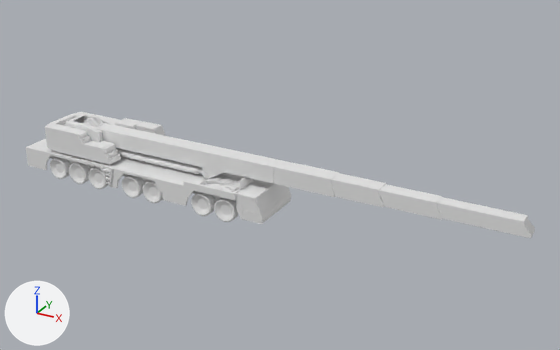
The Blender file Assets/Art/Spring 2026 Art/CraneExtended (1).blend: old version first, new version second.
Before and after are seen from a 50 mm lens placed at (355.0, -454.0, 270.0), pointed at (93.0, 22.0, 31.0). Arrows for +X, +Y and +Z are at lower left; the lights stay in place. The picture after the commit comes second. The same objects are shown in both versions, whatever each file hides.

Before the edit, the objects in view are built like this:
```python
me_crane = bpy.data.meshes.new('crane')
me_crane.from_pydata(...)  # 836 vertices, 809 faces; spans x -274.0..827.0, y 71.0..153.0, z -57.0..-5.0
me_crane_002 = bpy.data.meshes.new('crane.002')
me_crane_002.from_pydata(...)  # 6229 vertices, 6470 faces; spans x -395.0..286.0, y 0.0..144.0, z -102.0..49.0
ob_crane = bpy.data.objects.new('crane', me_crane)
ob_crane.location = (0.0, 0.0, 0.0)
ob_crane.rotation_euler = (1.571, 0.0, 0.0)  # degrees (90, 0, 0)
ob_crane.scale = (0.344, 0.344, 0.344)
ob_crane_002 = bpy.data.objects.new('crane.002', me_crane_002)
ob_crane_002.location = (0.0, 0.0, 0.0)
ob_crane_002.rotation_euler = (1.571, 0.0, 0.0)  # degrees (90, 0, 0)
ob_crane_002.scale = (0.343, 0.343, 0.343)
```
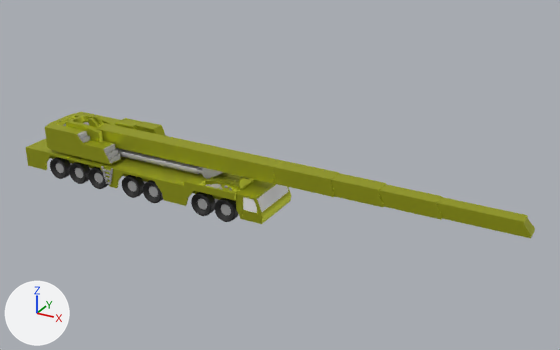
What the commit changed:
Material 'Material.001' (mat_material_001) is new.
Its base color is (0.889, 0.889, 0.889) (white #f2f2f2).
Its specular ior level is 0.883.
Material 'Material.003' (mat_material_003) is new.
Its base color is (0.446, 0.446, 0.446) (grey #b2b2b2).
Its metallic is 0.299.
Material 'Material' (mat_material) is new.
Its base color is (0.489, 0.528, 0.0243) (yellow #bac02b).
Its metallic is 0.794.
Material 'Material.002' (mat_material_002) is new.
Its base color is (0.0145, 0.0145, 0.0145) (black #202020).
me_crane has 836 vertices, 809 faces and spans x -274.0..827.0, y 71.0..153.0, z -57.0..-5.0.
me_crane is used by ob_crane; location (0.0, 0.0, 0.0); rotation (1.571, 0.0, 0.0), in degrees (90, 0, 0); scale (0.344, 0.344, 0.344).
me_crane part 1: 251 of the faces centred in x -272.0..151.0, y 77.0..153.0, z -46.0..-5.0 switch from no material to mat_material (yellow #bac02b).
me_crane part 2: 162 of the faces centred in x 287.0..658.0, y 98.0..136.0, z -46.0..-5.0 switch from no material to mat_material (yellow #bac02b).
me_crane part 3: 6 of the faces centred in x 811.0..827.0, y 105.0..129.0, z -34.0..-18.0 switch from no material to mat_material (yellow #bac02b).
me_crane part 4: 334 of the faces centred in x -271.0..157.0, y 72.0..135.0, z -46.0..-5.0 switch from no material to mat_material_003 (grey #b2b2b2).
me_crane gains material mat_material_002 (black #202020).
me_crane_002 has 6229 vertices, 6470 faces and spans x -395.0..286.0, y 0.0..144.0, z -102.0..49.0.
me_crane_002 is used by ob_crane_002; location (0.0, 0.0, 0.0); rotation (1.571, 0.0, 0.0), in degrees (90, 0, 0); scale (0.343, 0.343, 0.343).
me_crane_002 part 5: 2939 of the faces centred in x -395.0..284.0, y 13.0..144.0, z -102.0..45.0 switch from no material to mat_material (yellow #bac02b).
me_crane_002 part 6: 2205 of the faces centred in x -326.0..215.0, y 0.0..122.0, z -90.0..39.0 switch from no material to mat_material_002 (black #202020).
me_crane_002 part 7: 1314 of the faces centred in x -318.0..203.0, y 12.0..132.0, z -98.0..49.0 switch from no material to mat_material_003 (grey #b2b2b2).
me_crane_002 gains material mat_material_001 (white #f2f2f2).

Boxes (x1, y1, x2, y2) around the edits, measured in the pictures (560 x 350 px):
part 1 of me_crane, recoloured (white to yellow)
    both: (83, 116, 283, 183)
part 2 of me_crane, recoloured (white to yellow)
    both: (274, 161, 531, 238)
part 3 of me_crane, recoloured
    both: (524, 216, 535, 237)
part 4 of me_crane, recoloured
    both: (83, 122, 223, 179)
part 5 of me_crane_002, recoloured (white to yellow)
    both: (26, 112, 291, 224)
part 6 of me_crane_002, recoloured (white to black)
    both: (50, 157, 238, 222)
part 7 of me_crane_002, recoloured
    both: (56, 124, 232, 215)
